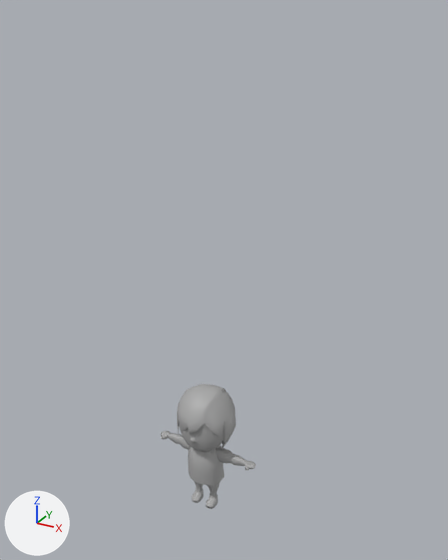
The FBX model Assets/Models/Ren/Ren.fbx, before and after one commit.
Rendered twice from a 50 mm lens placed at (0.733, -1.203, 1.331), pointed at (0.041, 0.057, 0.702). Arrows for +X, +Y and +Z are at lower left; the lights stay in place. Where no turn or scale is listed for an object, it has been applied to the vertices.

Objects in the first picture: 'Arms', 'Body', 'Head', 'Legs'.
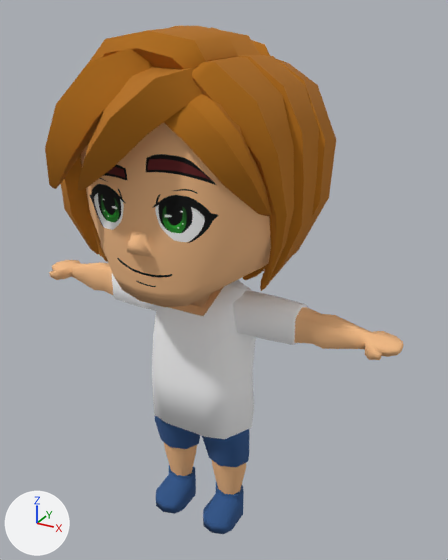
Location of each change, [x1, y1, x2, y2] in pixels of the pictures (448 x 560 px):
'Head', reshaped: before [177, 384, 236, 452]; after [81, 122, 271, 308]
'Body', reshaped: before [188, 445, 225, 485]; after [152, 280, 256, 439]
'pPlatonic13', added: after [192, 57, 294, 284]
'Arms', recoloured, reshaped (271% wider, 152% taller): before [161, 431, 256, 470]; after [49, 260, 404, 360]
'pPlatonic6', added: after [78, 66, 203, 190]
'Legs', reshaped: before [192, 480, 220, 509]; after [155, 416, 249, 534]
'pPlatonic8', added: after [45, 48, 152, 189]
'pPlatonic15', added: after [164, 95, 272, 216]
'pPlatonic19', added: after [237, 55, 319, 291]
'pPlatonic4', added: after [88, 27, 238, 262]
'pPlatonic23', added: after [276, 59, 336, 257]
'pPlatonic10', added: after [61, 155, 99, 255]
'pPlatonic17', added: after [99, 26, 261, 256]
'pPlatonic21', added: after [211, 27, 270, 56]
'pPlatonic31', added: after [243, 265, 266, 280]
part 4 of me_mesh, deleted: before [177, 384, 236, 452]
part 5 of me_mesh, added (brown): after [81, 122, 271, 308]

Diff of the bpy script that builds the scene:
```diff
--- a/Assets/Models/Ren/Ren.fbx.py
+++ b/Assets/Models/Ren/Ren.fbx.py
@@ me_mesh_003 @@
-me_mesh_003.from_pydata(...)  # 230 vertices, 228 faces; spans x -0.0423..0.0432, y -0.0086..0.051, z 0.0002..0.0974
-me_mesh_003.materials.append(mat_standardsurface1)  # grey #aaaaaa
+me_mesh_003.from_pydata(...)  # 228 vertices, 226 faces; spans x -0.1411..0.1402, y -0.0847..0.0884, z 0.0015..0.3361
+# me_mesh_003 part 1: 230 vertices removed from x -0.0423..0.0432, y -0.0086..0.051, z 0.0002..0.0974; 228 vertices added at x -0.1411..0.1402, y -0.0847..0.0884, z 0.0015..0.3361
+me_mesh_003.materials.append(mat_stingraypbs3)  # picture img_body_png
@@ me_mesh_001 @@
-me_mesh_001.from_pydata(...)  # 112 vertices, 110 faces; spans x -0.0511..0.0511, y -0.0204..0.066, z 0.0864..0.2074
-me_mesh_001.materials.append(mat_standardsurface1)  # grey #aaaaaa
+me_mesh_001.from_pydata(...)  # 54 vertices, 54 faces; spans x -0.1485..0.1485, y -0.0793..0.1141, z 0.3162..0.7118
+# me_mesh_001 part 3: the whole mesh is rebuilt
+me_mesh_001.materials.append(mat_stingraypbs3)  # picture img_body_png
@@ me_mesh @@
-me_mesh.from_pydata(...)  # 326 vertices, 324 faces; spans x -0.081..0.081, y -0.052..0.108, z 0.189..0.379
-me_mesh.materials.append(mat_standardsurface1)  # grey #aaaaaa
+me_mesh.from_pydata(...)  # 116 vertices, 114 faces; spans x -0.255..0.255, y -0.254..0.279, z 0.651..1.254
+# me_mesh part 4: 326 vertices removed from x -0.081..0.081, y -0.052..0.108, z 0.189..0.379
+# me_mesh part 5: 116 vertices added at x -0.255..0.255, y -0.254..0.279, z 0.651..1.254
+me_mesh.materials.append(mat_face)  # picture img_face_png
+me_mesh.materials.append(mat_stingraypbs1)  # orange #b57012
@@ me_mesh_002 @@
-me_mesh_002.from_pydata(...)  # 244 vertices, 252 faces; spans x -0.154..0.154, y 0.008..0.042, z 0.159..0.196
-me_mesh_002.materials.append(mat_standardsurface1)  # grey #aaaaaa
+me_mesh_002.from_pydata(...)  # 244 vertices, 252 faces; spans x -0.502..0.502, y -0.03..0.07, z 0.591..0.699
+# me_mesh_002 part 2: 244 of 244 vertices moved; they spanned x -0.154..0.154, y 0.008..0.042, z 0.159..0.196 and now span x -0.502..0.502, y -0.03..0.07, z 0.591..0.699; mean shift (0.0, -0.003, 0.467); largest move (0.152, 0.028, 0.181) -> (0.497, 0.03, 0.655)
+me_mesh_002.materials.append(mat_stingraypbs3)  # picture img_body_png
@@ ob_pplatonic10 @@
+ob_pplatonic10 = bpy.data.objects.new('pPlatonic10', me_mesh_003_1)  # 28 vertices, 26 faces; spans x -0.279..-0.068, y -0.231..-0.061, z 0.782..1.24; in mat_stingraypbs1 (orange #b57012)
+ob_pplatonic10.location = (0.021, 0.008, 0.0)
@@ ob_pplatonic21 @@
+ob_pplatonic21 = bpy.data.objects.new('pPlatonic21', me_mesh_008)  # 54 vertices, 52 faces; spans x -1.2..-0.767, y 0.012..0.255, z -0.182..0.374; in mat_stingraypbs1 (orange #b57012)
+ob_pplatonic21.location = (0.893, 0.0, 0.915)
@@ ob_pplatonic8 @@
+ob_pplatonic8 = bpy.data.objects.new('pPlatonic8', me_mesh_002_1)  # 28 vertices, 26 faces; spans x -1.085..-0.893, y -0.304..-0.09, z 0.069..0.355; in mat_stingraypbs1 (orange #b57012)
+ob_pplatonic8.location = (0.893, 0.0, 0.915)
@@ ob_pplatonic17 @@
+ob_pplatonic17 = bpy.data.objects.new('pPlatonic17', me_mesh_006)  # 52 vertices, 51 faces; spans x -0.884..-0.439, y -0.06..0.117, z -0.202..0.344; in mat_stingraypbs1 (orange #b57012)
+ob_pplatonic17.location = (0.575, -0.002, 0.952)
@@ ob_pplatonic15 @@
+ob_pplatonic15 = bpy.data.objects.new('pPlatonic15', me_mesh_005)  # 36 vertices, 34 faces; spans x -0.839..-0.65, y -0.235..-0.085, z 0.026..0.272; in mat_stingraypbs1 (orange #b57012)
+ob_pplatonic15.location = (0.893, 0.0, 0.915)
@@ ob_pplatonic4 @@
+ob_pplatonic4 = bpy.data.objects.new('pPlatonic4', me_mesh_1)  # 54 vertices, 52 faces; spans x -1.183..-0.77, y -0.203..-0.029, z -0.17..0.38; in mat_stingraypbs1 (orange #b57012)
+ob_pplatonic4.location = (0.893, 0.019, 0.915)
@@ ob_pplatonic13 @@
+ob_pplatonic13 = bpy.data.objects.new('pPlatonic13', me_mesh_004)  # 48 vertices, 46 faces; spans x -0.705..-0.517, y -0.203..-0.025, z -0.166..0.303; in mat_stingraypbs1 (orange #b57012)
+ob_pplatonic13.location = (0.786, 0.015, 0.939)
@@ ob_pplatonic23 @@
+ob_pplatonic23 = bpy.data.objects.new('pPlatonic23', me_mesh_009)  # 58 vertices, 57 faces; spans x -0.842..-0.608, y 0.018..0.249, z -0.184..0.317; in mat_stingraypbs1 (orange #b57012)
+ob_pplatonic23.location = (0.893, 0.0, 0.915)
@@ ob_pplatonic19 @@
+ob_pplatonic19 = bpy.data.objects.new('pPlatonic19', me_mesh_007)  # 54 vertices, 52 faces; spans x -0.815..-0.615, y -0.07..0.131, z -0.177..0.328; in mat_stingraypbs1 (orange #b57012)
+ob_pplatonic19.location = (0.893, 0.0, 0.915)
@@ ob_pplatonic31 @@
+ob_pplatonic31 = bpy.data.objects.new('pPlatonic31', me_mesh_013)  # 36 vertices, 34 faces; spans x -0.795..-0.622, y 0.032..0.219, z -0.209..0.255; in mat_stingraypbs1 (orange #b57012)
+ob_pplatonic31.location = (0.882, 0.0, 0.915)
@@ ob_pplatonic6 @@
+ob_pplatonic6 = bpy.data.objects.new('pPlatonic6', me_mesh_001_1)  # 28 vertices, 26 faces; spans x -1.012..-0.753, y -0.323..-0.113, z 0.076..0.321; in mat_stingraypbs1 (orange #b57012)
+ob_pplatonic6.location = (0.893, 0.0, 0.915)
```
